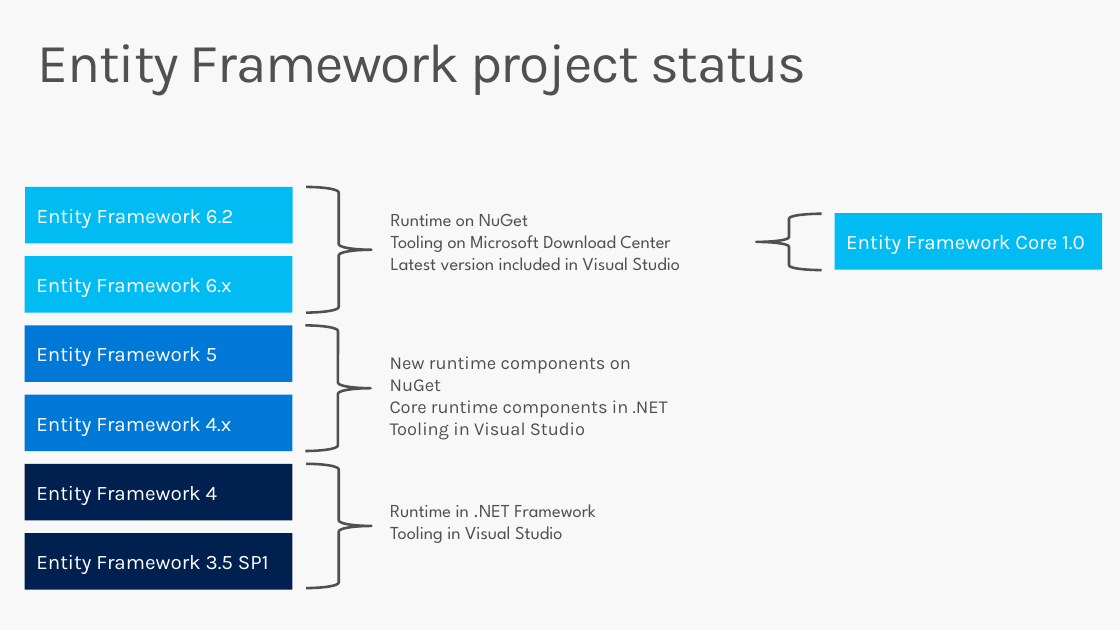
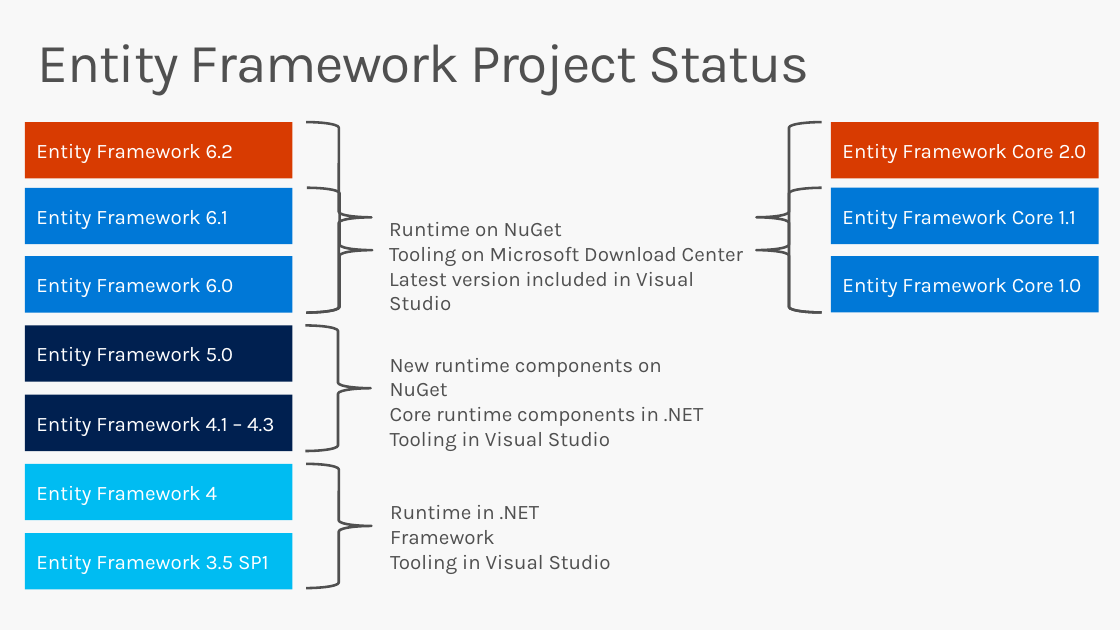
Before and after one commit to rowanmiller/Demo-EFCore, a slide deck: slide 5 of SlideDeck.pptx. Drawn at 1120x630 pixels with LibreOffice and Linux fonts; fonts in the diff are those of the drawing. Boxes give left, top, right and bottom in pixels: in the first picture for what was removed or moved away, otherwise in the second. Text is boxed around its words. In the diff, an @@ line names an element or a change of style, - is before the commit and + after.

```diff
--- a/SlideDeck.pptx
+++ b/SlideDeck.pptx
@@ title at [38, 44, 809, 96]: text changed @@
-Entity Framework project status
+Entity Framework Project Status
@@ rounded rectangle "Entity Framework 6.2": place and size @@
-rounded rectangle "Entity Framework 6.2" at [25, 187, 292, 243]
+rounded rectangle "Entity Framework 6.2" at [25, 122, 292, 178]
@@ rounded rectangle "Entity Framework 6.2" at [25, 122, 292, 178]: fill #00BCF2 to #D83B01 @@
@@ right brace: place and size @@
-right brace at [306, 187, 371, 313]
+right brace at [306, 122, 371, 312]
@@ right brace: place and size @@
-right brace at [756, 213, 821, 269]
+right brace at [756, 122, 821, 312]
@@ rounded rectangle added at [831, 122, 1099, 178], fill #D83B01, 18 pt, text #FFFFFF @@
+Entity Framework Core 2.0
@@ rounded rectangle added at [25, 188, 292, 244], fill #0078D7, 18 pt, text #FFFFFF @@
+Entity Framework 6.1
@@ right brace added at [307, 188, 372, 313], outline #505050 2.25 pt @@
@@ right brace added at [756, 188, 821, 312], outline #505050 2.25 pt @@
@@ rounded rectangle "Entity Framework Core 1.1" at [831, 188, 1099, 244]: fill #00BCF2 to #0078D7 @@
@@ rounded rectangle "Entity Framework Core 1.1": place and size @@
-rounded rectangle "Entity Framework Core 1.1" at [834, 213, 1102, 269]
+rounded rectangle "Entity Framework Core 1.1" at [831, 188, 1099, 244]
@@ text "Runtime on NuGet" at [389, 222, 743, 286]: size 16 to 18 pt, font League Spartan to Karla @@
@@ text "Runtime on NuGet": place and size @@
-text "Runtime on NuGet" at [391, 214, 681, 270]
+text "Runtime on NuGet" at [389, 222, 743, 286]
@@ text in rounded rectangle at [842, 210, 1076, 229]: text changed @@
-Entity Framework Core 1.0
+Entity Framework Core 1.1
@@ rounded rectangle "Entity Framework 6.0" at [25, 256, 292, 312]: fill #00BCF2 to #0078D7 @@
@@ rounded rectangle added at [831, 256, 1099, 312], fill #0078D7, 18 pt, text #FFFFFF @@
+Entity Framework Core 1.0
@@ text in rounded rectangle at [36, 278, 234, 297]: text changed @@
-Entity Framework 6.x
+Entity Framework 6.0
@@ rounded rectangle "Entity Framework 5.0" at [25, 325, 292, 381]: fill #0078D7 to #002050 @@
@@ text in rounded rectangle at [36, 347, 234, 366]: text changed @@
-Entity Framework 5
+Entity Framework 5.0
@@ text "New runtime components on NuGet" at [390, 358, 704, 451]: size 16 to 18 pt @@
@@ rounded rectangle "Entity Framework 4.1 – 4.3" at [25, 394, 292, 450]: fill #0078D7 to #002050 @@
@@ text in rounded rectangle at [36, 417, 274, 436]: text changed @@
-Entity Framework 4.x
+Entity Framework 4.1 – 4.3
@@ rounded rectangle "Entity Framework 4" at [25, 464, 292, 520]: fill #002050 to #00BCF2 @@
@@ text "Runtime in .NET Framework" at [390, 505, 611, 574]: size 16 to 18 pt, font League Spartan to Karla @@
@@ rounded rectangle "Entity Framework 3.5 SP1" at [25, 533, 292, 589]: fill #002050 to #00BCF2 @@
```
Also in this commit, not shown: 9 other slides changed, 6 slides added, 1 slide removed, 1 other file.
